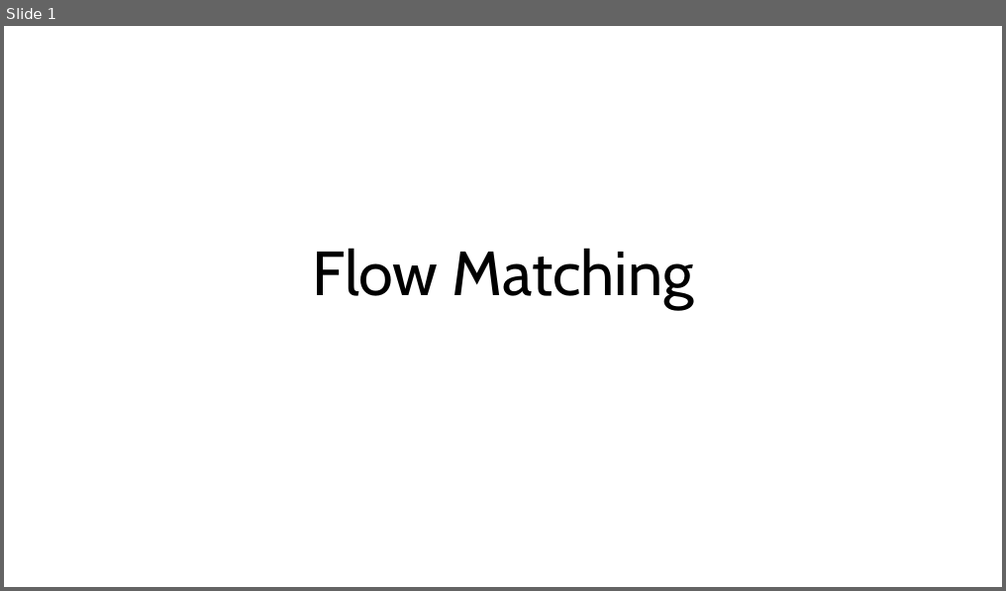
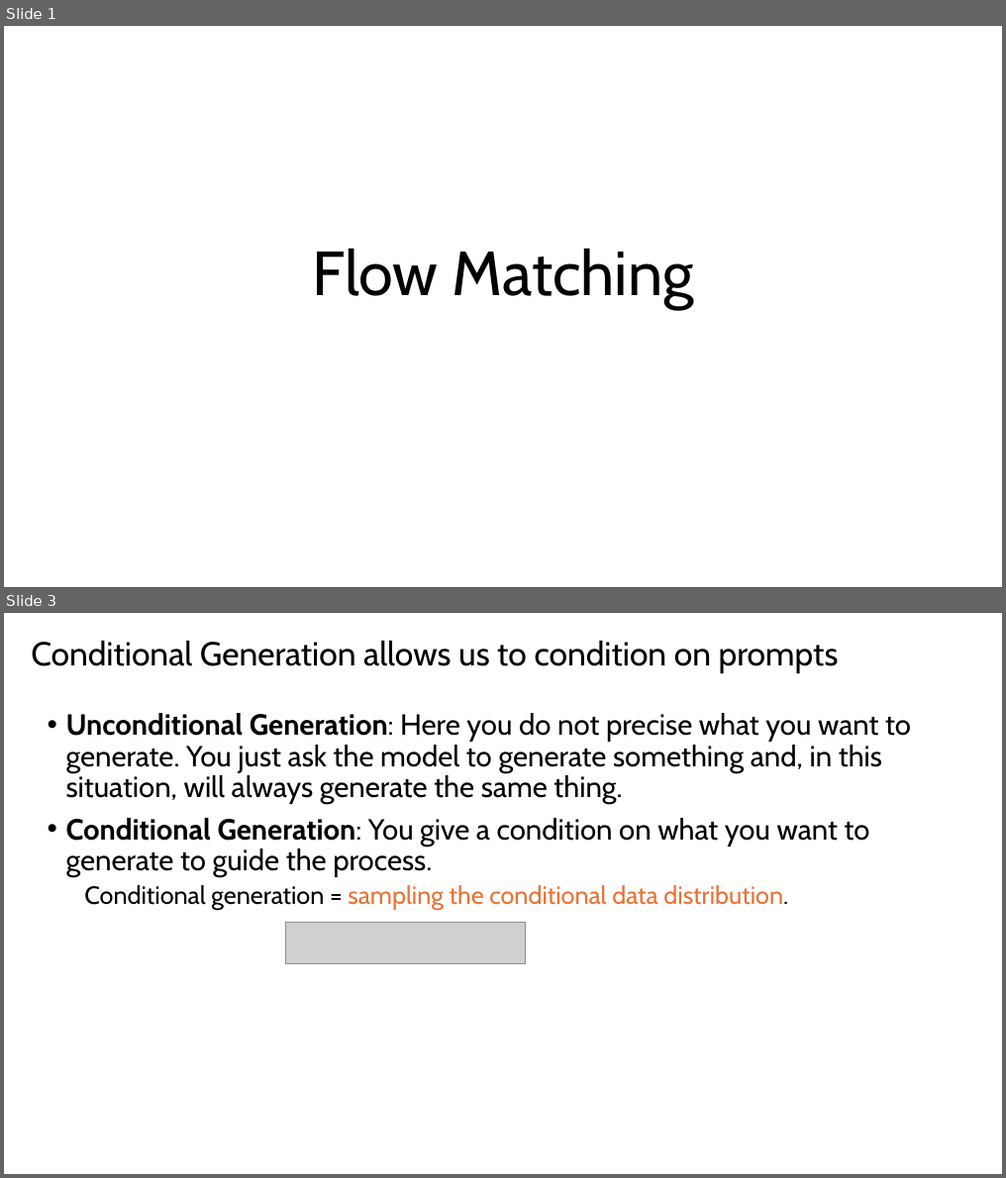
Before and after one commit to SOKOUDJOU-LEOPOLD/Learning-Flow-Matching, a slide deck: Flow Matching.pptx. Shown one above the other, each under a label of ours: slide 1 before the commit, slides 1 and 3 after it; the slides between them are not shown. The pictures are 1006x591 and 1006x1178 pixels, drawn with LibreOffice and Linux fonts; fonts in the diff are those of the drawing; grey boxes stand for pictures. Boxes give left, top, right and bottom in pixels: in the first picture for what was removed or moved away, otherwise in the second. Text is boxed around its words. In the diff, an @@ line names an element or a change of style, - is before the commit and + after.

```diff
--- a/Flow Matching.pptx
+++ b/Flow Matching.pptx
@@ slide 3 added at [4, 613, 1002, 1174], background #FFFFFF @@
@@ title added at [31, 640, 839, 673], 32 pt, text #000000 @@
+Conditional Generation allows us to condition on prompts
@@ text added at [66, 713, 911, 910], 28 pt, text #000000 @@
+• Unconditional Generation: Here you do not precise what you want to generate. You just ask the model to generate something and, in this situation, will always generate the same thing.
+• Conditional Generation: You give a condition on what you want to generate to guide the process.
+  Conditional generation = sampling the conditional data distribution.
@@ picture added at [285, 922, 526, 963] @@
```
Also in this commit, not shown: 1 slide changed, 34 other slides added, 3 other files.
